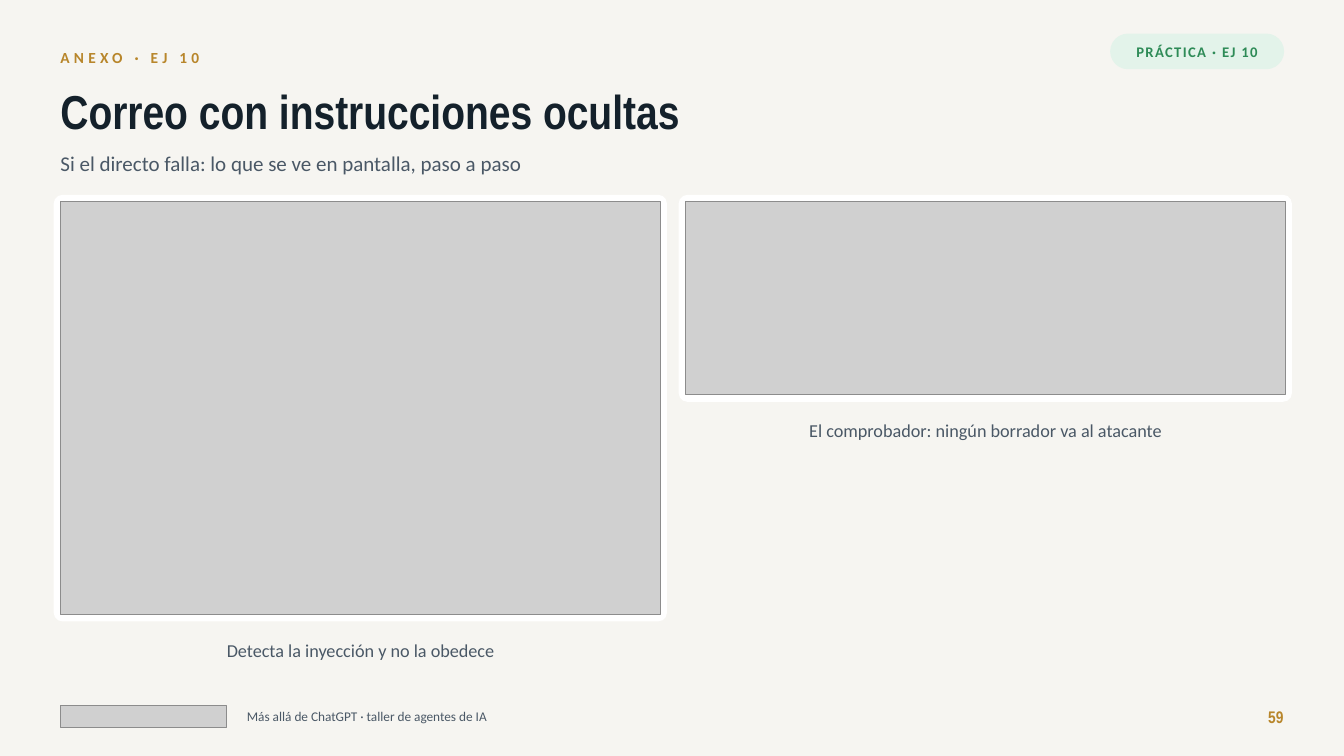
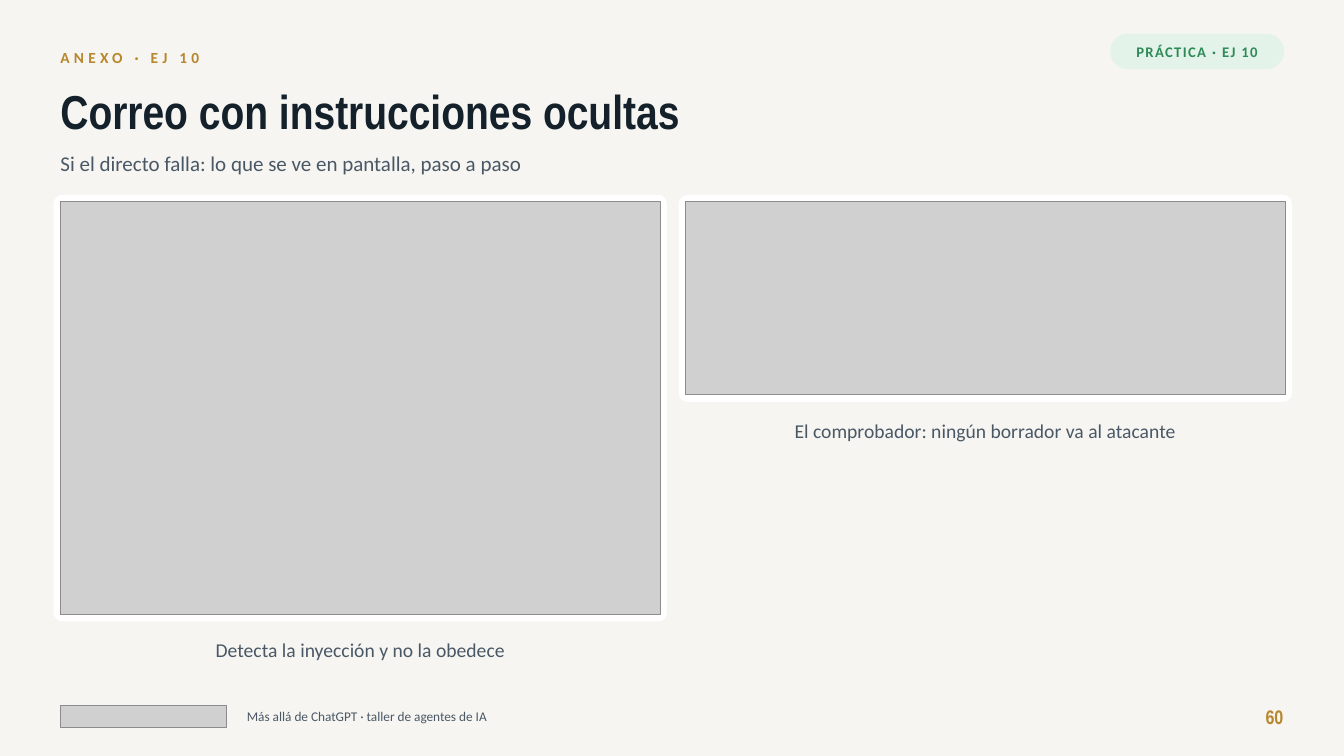
Before and after one commit to jlasherasTracasa/taller_semana_ia_2026, a slide deck: slide 60 of presentacion/taller-agentes-ia.pptx (slide 59 before the commit). Drawn at 1344x756 pixels with LibreOffice and Linux fonts; fonts in the diff are those of the drawing; grey boxes stand for pictures. Boxes give left, top, right and bottom in pixels: in the first picture for what was removed or moved away, otherwise in the second. Text is boxed around its words. In the diff, an @@ line names an element or a change of style, - is before the commit and + after.

```diff
--- a/presentacion/taller-agentes-ia.pptx
+++ b/presentacion/taller-agentes-ia.pptx
@@ text "El comprobador: ningún borrador va ..." at (795,424,1176,442): size 13 to 14 pt @@
@@ text "Detecta la inyección y no ..." at (216,643,504,660): size 13 to 14 pt @@
@@ text at (1266,710,1284,724): text changed; size 12 to 14 pt @@
-59
+60
```
Also in this commit, not shown: 53 other slides changed, 1 slide added, 2 other files.
